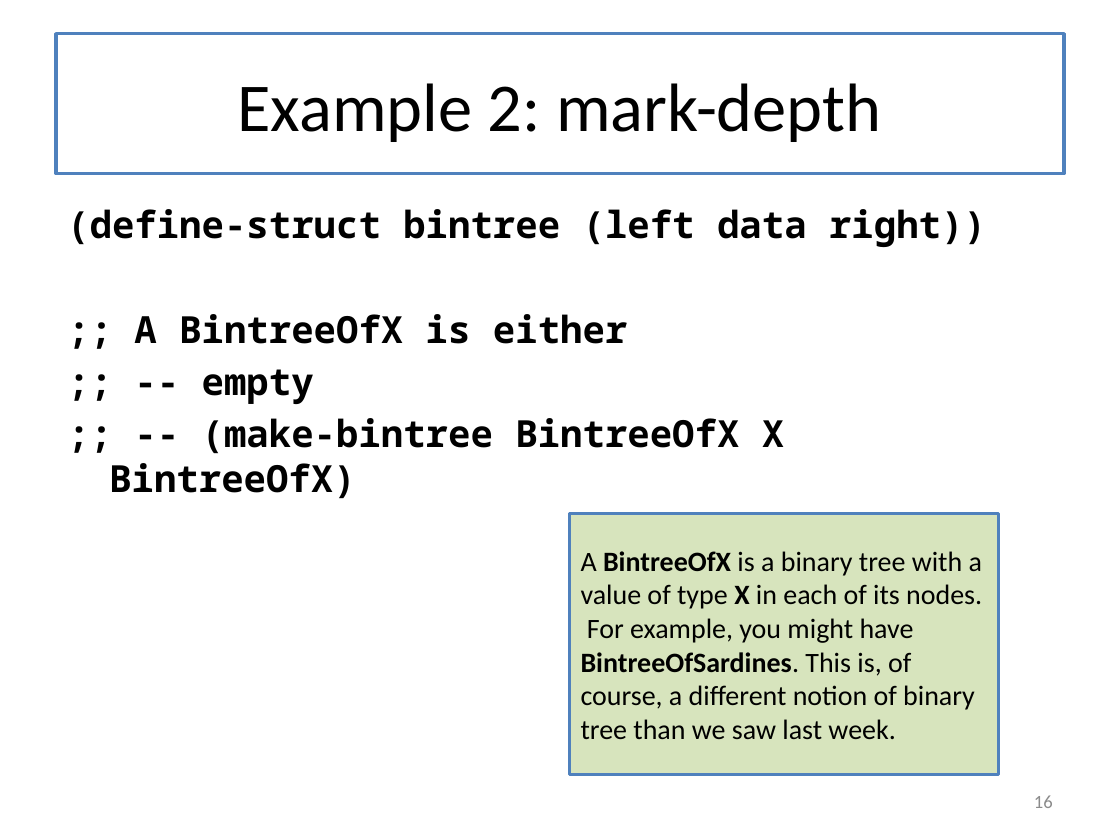
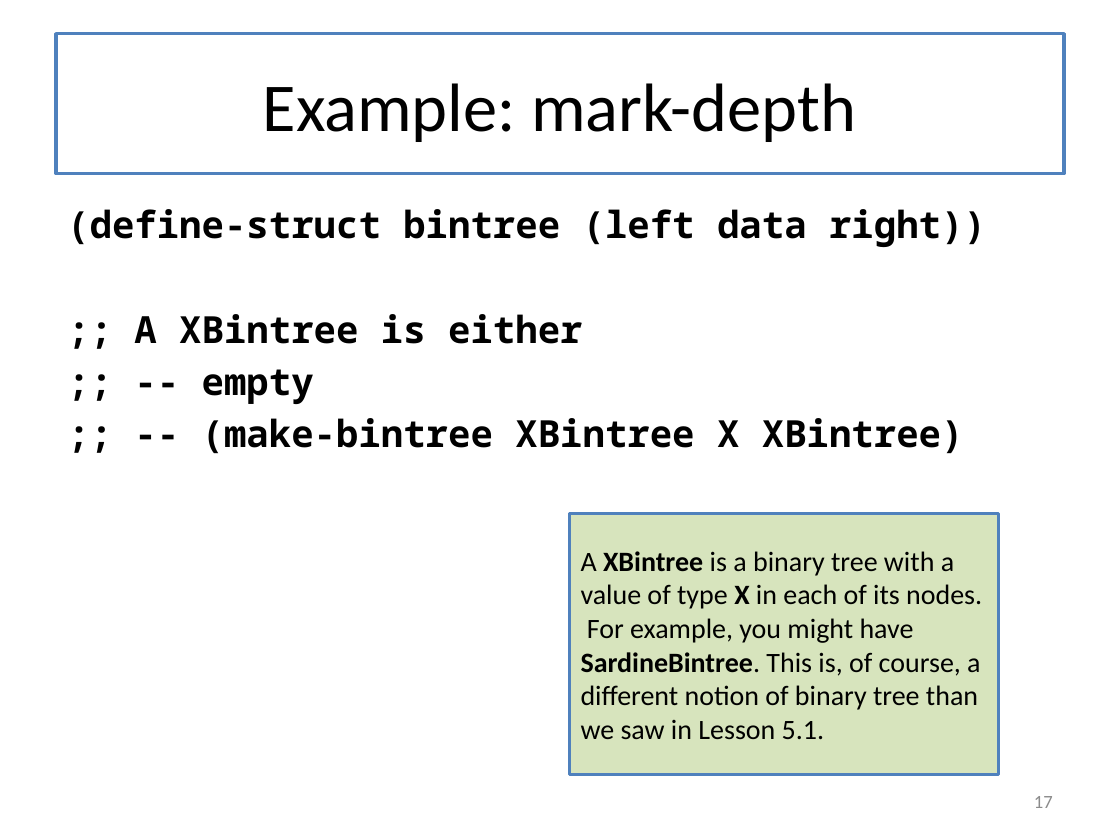
Before and after one commit to mwand/cs5010f17, a slide deck: slide 17 of Slides/Lesson 7.1-7.3 Invariants Combined.pptx (slide 16 before the commit). Drawn at 1120x840 pixels with LibreOffice and Linux fonts; fonts in the diff are those of the drawing. Boxes give left, top, right and bottom in pixels: in the first picture for what was removed or moved away, otherwise in the second. Text is boxed around its words. In the diff, an @@ line names an element or a change of style, - is before the commit and + after.

Commit message:
working on L7.1-7.3

```diff
--- a/Slides/Lesson 7.1-7.3 Invariants Combined.pptx
+++ b/Slides/Lesson 7.1-7.3 Invariants Combined.pptx
@@ title at [263, 83, 856, 142]: text changed @@
-Example 2: mark-depth
+Example: mark-depth
@@ text at [134, 314, 582, 344]: text changed @@
-;; A BintreeOfX is either
+;; A XBintree is either
@@ text at [202, 418, 964, 454]: text changed @@
-;; -- (make-bintree BintreeOfX X BintreeOfX)
+;; -- (make-bintree XBintree X XBintree)
@@ text in rectangle at [581, 551, 982, 740]: text changed @@
-A BintreeOfX is a binary tree with a value of type X in each of its nodes. For example, you might have BintreeOfSardines. This is, of course, a different notion of binary tree than we saw last week.
+A XBintree is a binary tree with a value of type X in each of its nodes. For example, you might have SardineBintree. This is, of course, a different notion of binary tree than we saw in Lesson 5.1.
@@ page number at [1034, 796, 1053, 808]: text changed @@
-16
+17
```
Also in this commit, not shown: 8 other slides changed, 4 slides added.
